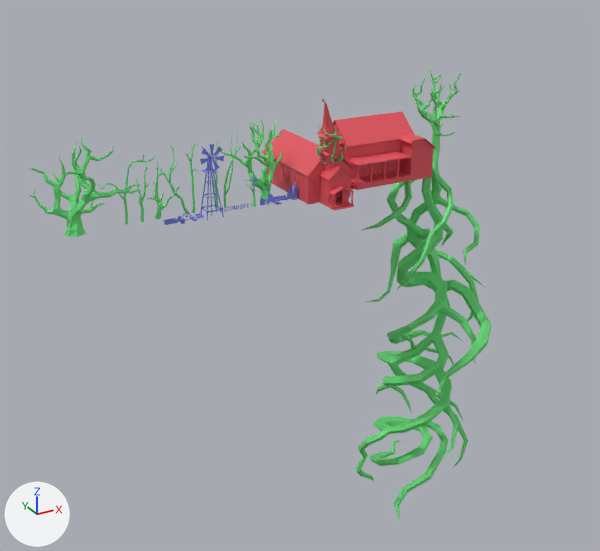
Two versions of the Blender file Blender/Projekt_1.blend, one commit apart.
Before and after are seen from a 50 mm camera at (-56.7, -111.3, 41.5) aimed at (9.9, 9.7, -19.0). Arrows for +X, +Y and +Z are at lower left; the lights stay in place. The older version comes first.

Objects in the first picture: 'Church_Bench', 'Church_Broken', 'Church_Cross', 'Circle', 'Horse Through', 'House', 'Mary', 'Mirror', 'Mirror_Desk', 'Tree.003', 'Tree.1', 'Tree.2', 'Tree_Church', 'Windmill', 'Wood' and 7 more.
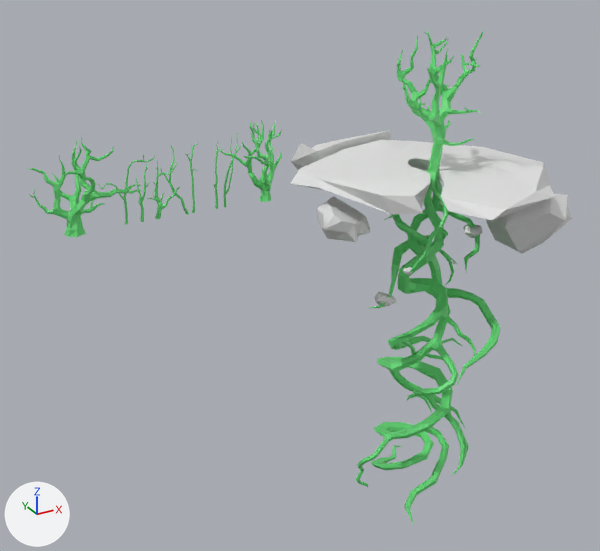
Location of each change, (x1, y1, x2, y2) in pixels of the pictures (600 x 551 px; the box of a moved part takes in the faces that stretch with it):
'Tree.003', reshaped, moved (7% wider, 10% taller)
    before: (356, 71, 491, 523)
    after: (356, 26, 500, 524)
'Tree.004', added
    after: (290, 130, 572, 307)
'House', hidden (red)
    before: (318, 111, 437, 190)
'Church_Broken', hidden (red)
    before: (262, 99, 354, 210)
'Windmill', hidden (blue)
    before: (200, 144, 224, 220)
'Tree_Church', hidden
    before: (317, 125, 346, 164)
'Circle', hidden
    before: (245, 169, 262, 207)
'Mary', hidden
    before: (292, 182, 298, 200)
'Horse Through', hidden
    before: (163, 218, 177, 225)
'Mirror_Desk', hidden
    before: (266, 194, 276, 205)
'Church_Bench', hidden
    before: (273, 194, 287, 201)
'Mirror', hidden
    before: (287, 188, 292, 201)
'Church_Cross', no longer drawn
    before: (249, 175, 259, 193)
'Wood', hidden
    before: (276, 201, 282, 205)
part 1 of me_circle_012, moved or reshaped
    before: (362, 71, 484, 523)
    after: (357, 26, 485, 524)

What the commit changed:
Material 'Material.004' (mat_material_004) is new.
Its base color is (0.8, 0.736, 0.062) (yellow #e7df46).
me_circle_012 is used by ob_tree_003; location (33.8, 3.5, 4.6); rotation (0.0, 0.0, 0.788), in degrees (0, 0, 45); scale (0.397, 0.397, 0.397).
me_circle_012 had 2010 vertices, 2152 faces and spanned x -43.0..36.0, y -32.0..28.0, z -186.0..30.0.
me_circle_012 now has 2070 vertices, 2212 faces and spans x -38.0..38.0, y -36.0..26.0, z -181.0..51.0.
me_circle_012 part 1: 1242 vertices moved from x -43.0..36.0, y -32.0..28.0, z -186.0..30.0 to x -38.0..38.0, y -36.0..26.0, z -180.0..51.0; 27 vertices removed from x -27.0..4.0, y -10.0..20.0, z -33.0..16.0; 87 vertices added at x -26.0..33.0, y -26.0..25.0, z -174.0..46.0.
Mesh me_circle_013 is new.
It has 24 vertices, 16 faces and spans x -1.08..1.08, y -5.48..1.36, z 0.0..1.05.
It uses material mat_material_004 (yellow #e7df46).
Mesh me_circle_019 is new.
It has 254 vertices, 383 faces and spans x -45.3..61.9, y -62.6..66.6, z -74.8..-2.8.
Object 'House' (ob_house) moves from (20.8, 2.0, 0.0) to (36.3, 3.8, 0.0).
Object 'House' (ob_house) is now hidden.
Object 'Church_Broken' (ob_church_broken) is now hidden.
Object 'Tree_Church' (ob_tree_church) is now hidden.
Object 'Church_Bench' (ob_church_bench) moves from (0.1, -1.7, 0.0) to (-14.5, 0.0, 0.0).
Object 'Church_Bench' (ob_church_bench) is now hidden.
Object 'Church_Cross' (ob_church_cross) moves from (-4.6, -2.0, 2.9) to (-19.2, -0.3, 2.9).
In object 'Circle' (ob_circle), parent is no longer ob_church_cross.
In object 'Circle' (ob_circle), matrix_parent_inverse is no longer Matrix(((12.99, 0.0, -1.134, 38.44), (0.0, 13.04, 0.0, 131.9), (1.134, 0.0, 12.99, -33.96), (0.0, 0.0, 0.0, 1.0))).
Object 'Circle' (ob_circle) now shows me_circle_013 instead of me_circle.
Object 'Circle' (ob_circle) moves from (-2.521, -9.932, 0.0) to (-9.252, 0.0471, 0.78).
Object 'Circle' (ob_circle) is rescaled from (0.149, 0.149, 0.149) to (0.0452, 0.0452, 0.0452).
Object 'Circle' (ob_circle) is now hidden.
Object 'Windmill' (ob_windmill) moves from (0.0, 0.0, 0.0) to (-14.4, 2.6, 0.0).
Object 'Windmill' (ob_windmill) is now hidden.
Object 'Mirror' (ob_mirror) moves from (0.0, 0.0, 0.0) to (-14.3, 1.7, 0.0).
Object 'Mirror' (ob_mirror) is now hidden.
Object 'Mary' (ob_mary) moves from (2.6, -1.9, 0.0) to (-11.3, -0.2, 0.0).
Object 'Mary' (ob_mary) is now hidden.
Object 'Mirror_Desk' (ob_mirror_desk) moves from (-1.9, -2.6, 0.0) to (-9.6, 0.0, 0.0).
Object 'Mirror_Desk' (ob_mirror_desk) is now hidden.
Object 'Wood' (ob_wood) moves from (-0.4, -2.8, 0.1) to (-7.8, -0.1, 0.1).
Object 'Wood' (ob_wood) is now hidden.
Object 'Horse Through' (ob_horse_through) moves from (-19.3, -3.2, 0.0) to (-33.7, -0.6, 0.0).
Object 'Horse Through' (ob_horse_through) is now hidden.
Object 'Tree.003' (ob_tree_003) moves from (33.8, 3.5, 4.6) to (33.9, 3.3, 3.3).
Object 'Tree.004' (ob_tree_004) is new; it shows me_circle_019.
Its location is (33.9, 3.3, 3.3).
Its rotation in degrees is (0, 0, 45).
Its scale is (0.397, 0.397, 0.397).
